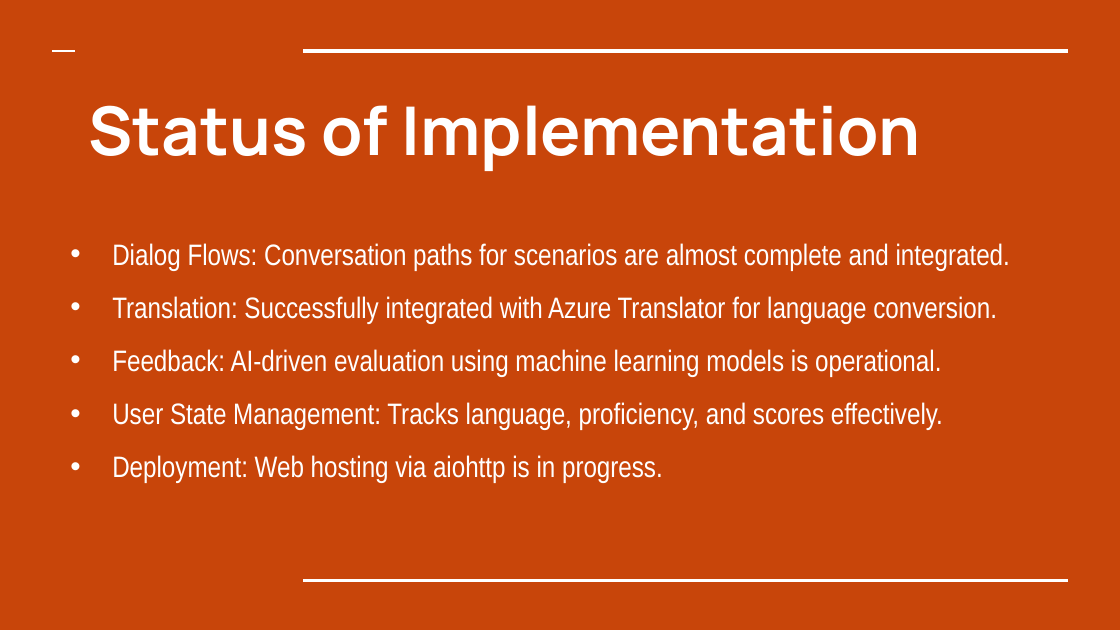
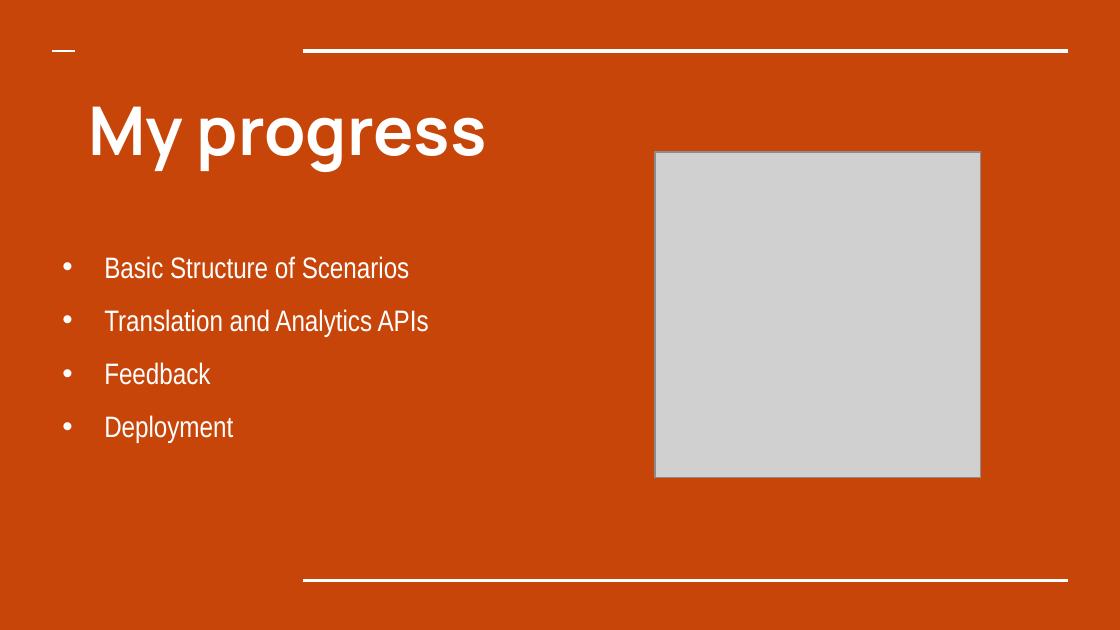
Before and after one commit to mjc136/4thYearProject, a slide deck: slide 4 of docs/LingoLizard.pptx. Drawn at 1120x630 pixels with LibreOffice and Linux fonts; fonts in the diff are those of the drawing; grey boxes stand for pictures. Boxes give left, top, right and bottom in pixels: in the first picture for what was removed or moved away, otherwise in the second. Text is boxed around its words. In the diff, an @@ line names an element or a change of style, - is before the commit and + after.

Commit message:
finished presentation

```diff
--- a/docs/LingoLizard.pptx
+++ b/docs/LingoLizard.pptx
@@ title at [88,106,487,172]: text changed @@
-Status of Implementation
+My progress
@@ picture added at [655,152,981,478] @@
@@ subtitle at [104,256,429,443]: text changed @@
-• Dialog Flows: Conversation paths for scenarios are almost complete and integrated.
-• Translation: Successfully integrated with Azure Translator for language conversion.
-• Feedback: AI-driven evaluation using machine learning models is operational.
-• User State Management: Tracks language, proficiency, and scores effectively.
-• Deployment: Web hosting via aiohttp is in progress.
+• Basic Structure of Scenarios
+• Translation and Analytics APIs
+• Feedback
+• Deployment
```
Also in this commit, not shown: 3 other slides changed, 6 slides added, 2 slides removed, 1 other file.
